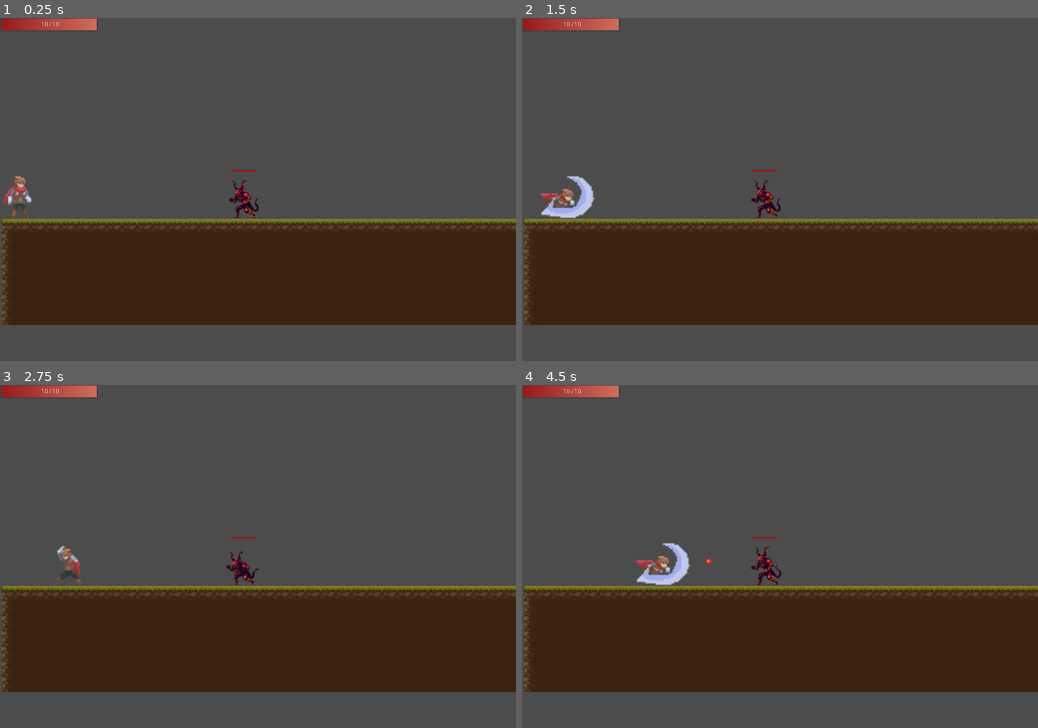
Above: before the commit, frames 1-4 (two rows, left to right).
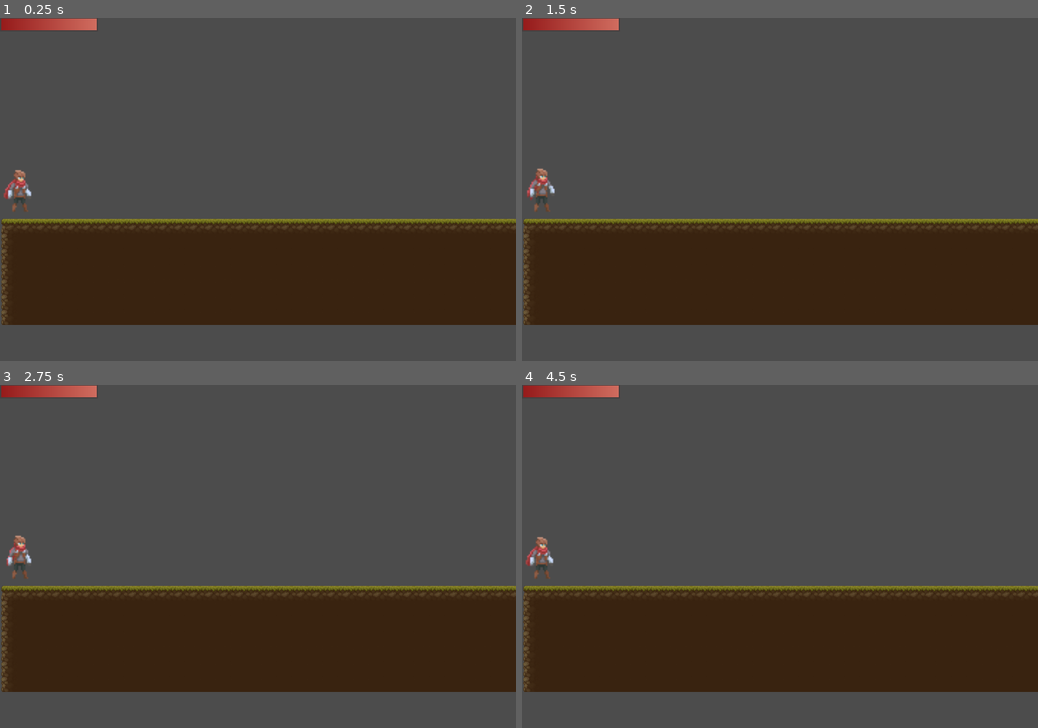
Above: after the commit, the same moments.

Repository: ArtyomKr/2d-scroller-demo
Game: Godot game, scene res://scenes/Main.tscn
The game is run twice, just before and just after one commit, with the same random seed, the same clock (stepped at 60 frames per second) and the same inputs.
Inputs (mouse positions are in pixels of both pictures, inside the frame that each line leads up to):
- Up to frame 1 (0.25 s): no input
- Up to frame 2 (1.5 s): move the mouse to (893, 172) at 0.52 s; hold Right (ui_right) from 0.53 s (still down); click (893, 172) at 0.6 s; tap Space (jump) at 0.77 s; move the mouse to (676, 206) at 1.27 s; click (676, 206) at 1.35 s
- Up to frame 3 (2.75 s): tap Space (jump) at 1.52 s; move the mouse to (309, 481) at 2.02 s; release Right (ui_right) at 2.03 s; hold Left (ui_left) from 2.03 s (still down); click (309, 481) at 2.1 s
- Up to frame 4 (4.5 s): move the mouse to (754, 625) at 2.77 s; release Left (ui_left) at 2.78 s; hold Right (ui_right) 2.78-4.28 s; click (754, 625) at 2.85 s; tap Space (jump) at 3.02, 3.77 s; move the mouse to (934, 607) at 3.52 s; click (934, 607) at 3.6 s; move the mouse to (625, 505) at 4.27 s; hold Left (ui_left) from 4.28 s (still down); click (625, 505) at 4.35 s

The runs differ from the first frame. In frame 1, 0.7% of the frame differs, in the area x 0-51%, y 1-59%; in frame 2, 1.3%; in frame 3, 0.8%; in frame 4, 1.3%.
Error after the commit: Parse Error: Unique global class "Player" already exists at path: res://scenes/actors/player/Player.gd (res://scenes/Actors/player/Player.gd:1)

Commit message:
feat: add destruction timer for fireball, change timer nodes calls

Diff:
--- a/project.godot
+++ b/project.godot
@@ -9,20 +9,20 @@
 config_version=4
 
 _global_script_classes=[ {
-"base": "KinematicBody2D",
+"base": "Reference",
 "class": "Actor",
 "language": "GDScript",
-"path": "res://scenes/Actors/Actor.gd"
+"path": "res://scenes/actors/Actor.gd"
 }, {
-"base": "Actor",
+"base": "Reference",
 "class": "Enemy",
 "language": "GDScript",
-"path": "res://scenes/Actors/enemies/Enemy.gd"
+"path": "res://scenes/actors/enemies/Enemy.gd"
 }, {
-"base": "Actor",
+"base": "Reference",
 "class": "Player",
 "language": "GDScript",
-"path": "res://scenes/Actors/player/Player.gd"
+"path": "res://scenes/actors/player/Player.gd"
 } ]
 _global_script_class_icons={
 "Actor": "",
--- a/scenes/Objects/FireBall.gd
+++ b/scenes/Objects/FireBall.gd
@@ -1,7 +1,7 @@
 extends RigidBody2D
 
 
-func _physics_process(delta):
+func _physics_process(_delta):
 	$AnimatedSprite.flip_h = linear_velocity.x > 0
 
 
@@ -9,3 +9,7 @@
 	if area.get_parent().is_in_group("player"):
 		area.get_parent().damage()
 	queue_free()
+
+
+func _on_DestructionTimer_timeout():
+	queue_free()
--- a/scenes/Objects/FireBall.tscn
+++ b/scenes/Objects/FireBall.tscn
@@ -55,4 +55,10 @@
 [node name="HitBox" type="CollisionShape2D" parent="HitBoxArea"]
 shape = SubResource( 6 )
 
+[node name="DestructionTimer" type="Timer" parent="."]
+wait_time = 10.0
+one_shot = true
+autostart = true
+
 [connection signal="area_entered" from="HitBoxArea" to="." method="_on_HitBoxArea_area_entered"]
+[connection signal="timeout" from="DestructionTimer" to="." method="_on_DestructionTimer_timeout"]
--- a/scenes/actors/enemies/Demon/Demon.gd
+++ b/scenes/actors/enemies/Demon/Demon.gd
@@ -20,6 +20,8 @@
 var target
 var _state = STATE.IDLE
 const FireBall = preload("res://scenes/Objects/FireBall.tscn")
+onready var AlertTimer = $AlertTimer
+onready var AttackTimer = $AttackTimer
 
 
 func _init():
@@ -65,9 +67,9 @@
 				var target_direction = target.global_position.direction_to(global_position)
 				$AnimatedSprite.flip_h = target_direction.x < 0
 
-				if $AttackTimer.is_stopped():
+				if AttackTimer.is_stopped():
 					_state = STATE.ATTACKING
-			elif $AlertTimer.is_stopped():
+			elif AlertTimer.is_stopped():
 				_state = STATE.IDLE
 
 			current_animation = "idle"
@@ -88,7 +90,7 @@
 			pass
 		STATE.ATTACKING:
 			current_animation = "attack"
-			$AttackTimer.start(rand_range(0.5, 3.0))
+			AttackTimer.start(rand_range(0.5, 3.0))
 			pass
 		STATE.HURT:
 			current_animation = "hurt"
@@ -118,7 +120,6 @@
 	* target_direction.abs().ceil().x * 300)
 	fireball.set_as_toplevel(true)
 
-	print(stepify(target_direction.x, 1))
 	call_deferred("add_child", fireball)
 
 
@@ -127,11 +128,11 @@
 		emit_signal("detected_player")
 		target = body
 		_state = STATE.ALERTED
-		$AlertTimer.stop()
+		AlertTimer.stop()
 
 
 func _on_DetectionArea_body_exited(body):
 	if body.is_in_group("player"):
 		target = null
 		_state = STATE.ALERTED
-		$AlertTimer.start()
+		AlertTimer.start()
